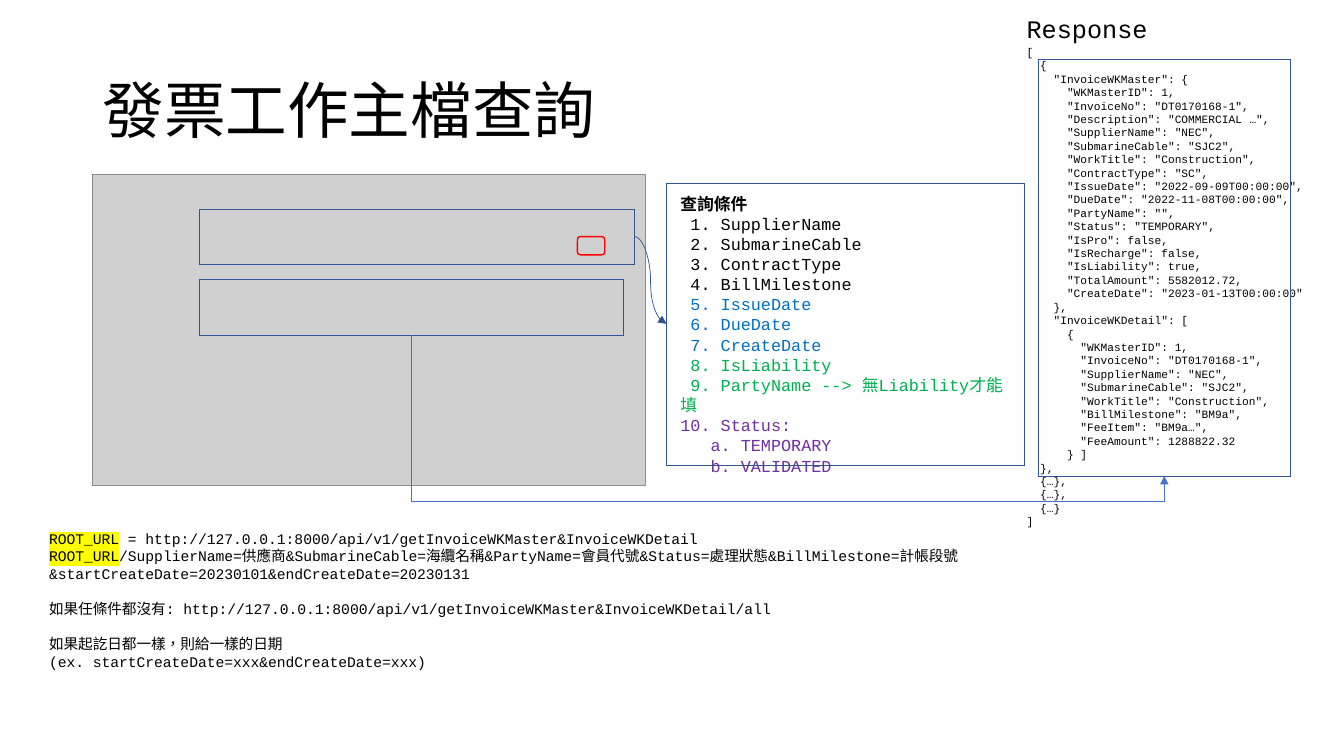
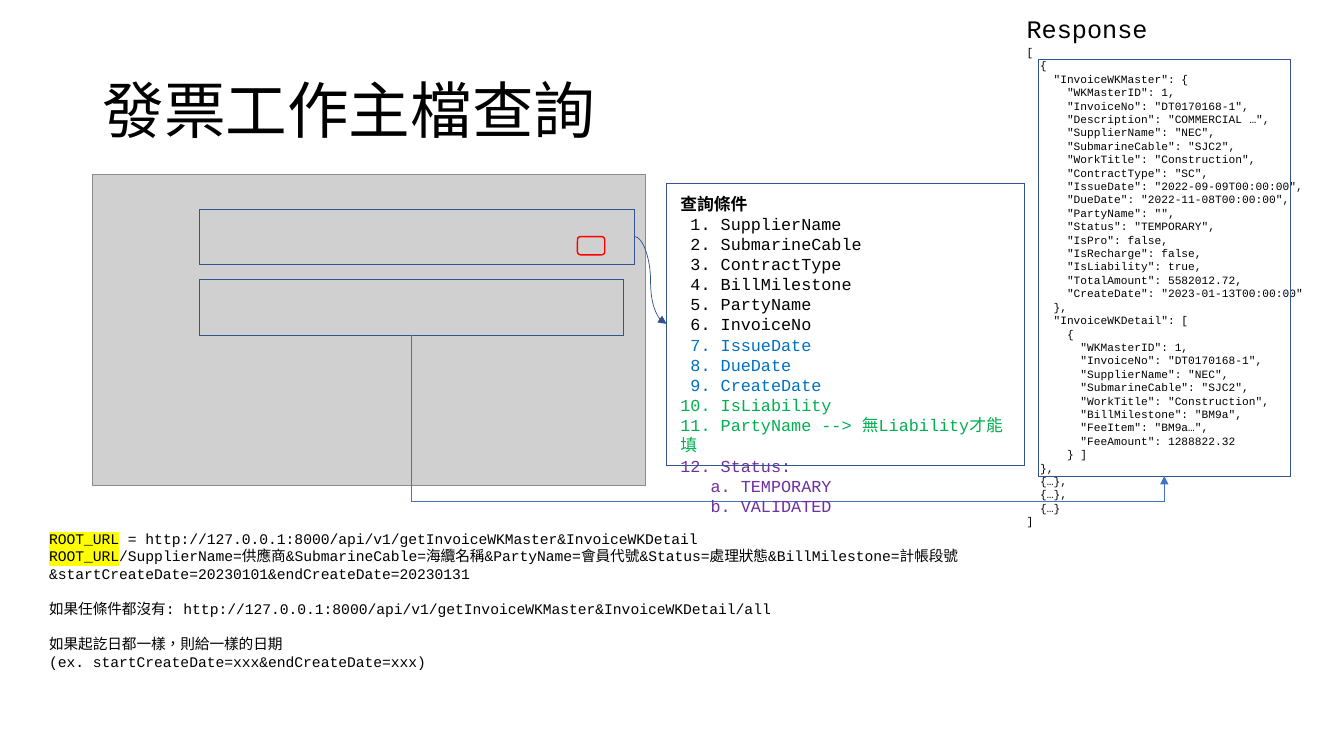
Before and after one commit to appletime81/cbp-sys-api, a slide deck: slide 8 of CBP專案/發票工作主檔&發票工作明細檔API.pptx (slide 5 before the commit). Drawn at 1344x756 pixels with LibreOffice and Linux fonts; fonts in the diff are those of the drawing; grey boxes stand for pictures. Boxes give left, top, right and bottom in pixels: in the first picture for what was removed or moved away, otherwise in the second. Text is boxed around its words. In the diff, an @@ line names an element or a change of style, - is before the commit and + after.

```diff
--- a/CBP專案/發票工作主檔&發票工作明細檔API.pptx
+++ b/CBP專案/發票工作主檔&發票工作明細檔API.pptx
@@ text at [680, 299, 1003, 472]: text changed @@
-5. IssueDate
-6. DueDate
-7. CreateDate
-8. IsLiability
-9. PartyName --> 無Liability才能填
-10. Status:
+5. PartyName
+6. InvoiceNo
+7. IssueDate
+8. DueDate
+9. CreateDate
+10. IsLiability
+11. PartyName --> 無Liability才能填
+12. Status:
```
Also in this commit, not shown: 2 other slides changed, 3 slides added, 8 other files.
